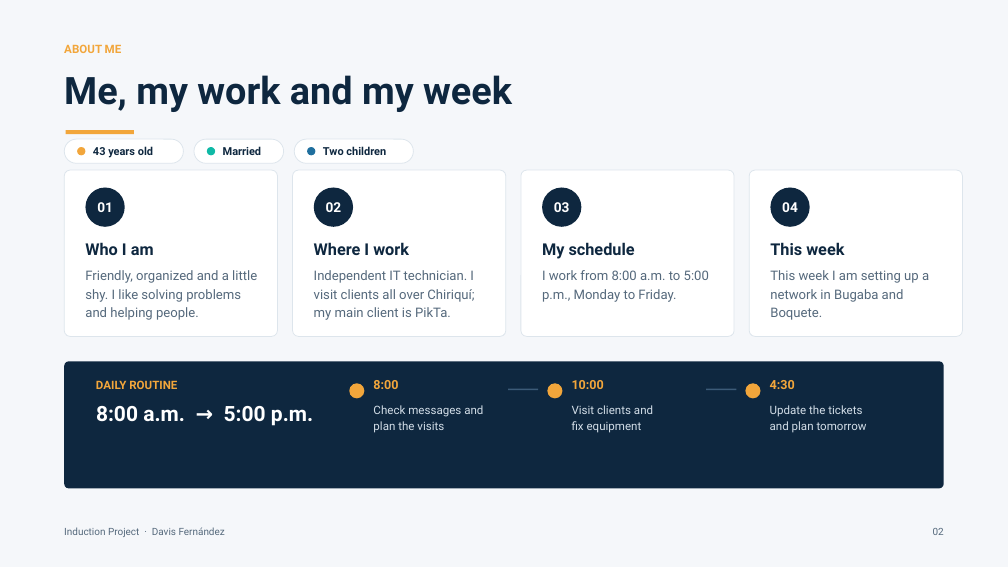
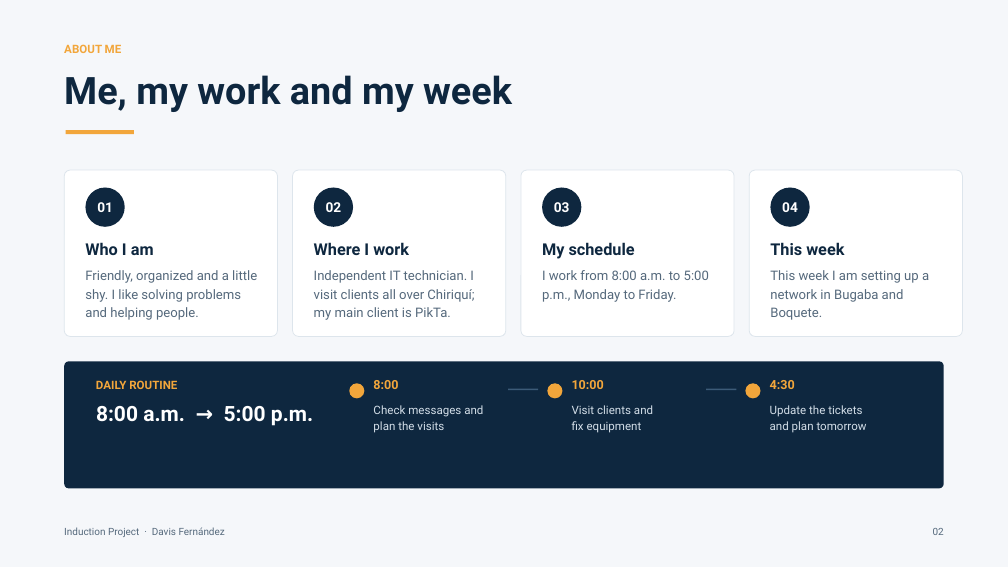
Before and after one commit to Davisday13/welcome-kit-induction, a slide deck: slide 2 of Induction_Project_Davis_Fernandez_FINAL.pptx. Drawn at 1008x567 pixels with LibreOffice and Linux fonts; fonts in the diff are those of the drawing. Boxes give left, top, right and bottom in pixels: in the first picture for what was removed or moved away, otherwise in the second. Text is boxed around its words. In the diff, an @@ line names an element or a change of style, - is before the commit and + after.

```diff
--- a/Induction_Project_Davis_Fernandez_FINAL.pptx
+++ b/Induction_Project_Davis_Fernandez_FINAL.pptx
@@ rounded rectangle removed at bbox=[64, 139, 184, 163] @@
@@ ellipse removed at bbox=[77, 147, 85, 156] @@
@@ text removed at bbox=[93, 146, 153, 158] @@
-43 years old
@@ rounded rectangle removed at bbox=[194, 139, 284, 163] @@
@@ ellipse removed at bbox=[207, 147, 216, 156] @@
@@ text removed at bbox=[223, 146, 261, 155] @@
-Married
@@ rounded rectangle removed at bbox=[294, 139, 414, 163] @@
@@ ellipse removed at bbox=[307, 147, 315, 156] @@
@@ text removed at bbox=[323, 146, 386, 155] @@
-Two children
```
Also in this commit, not shown: 1 other slide changed, 8 other files.
